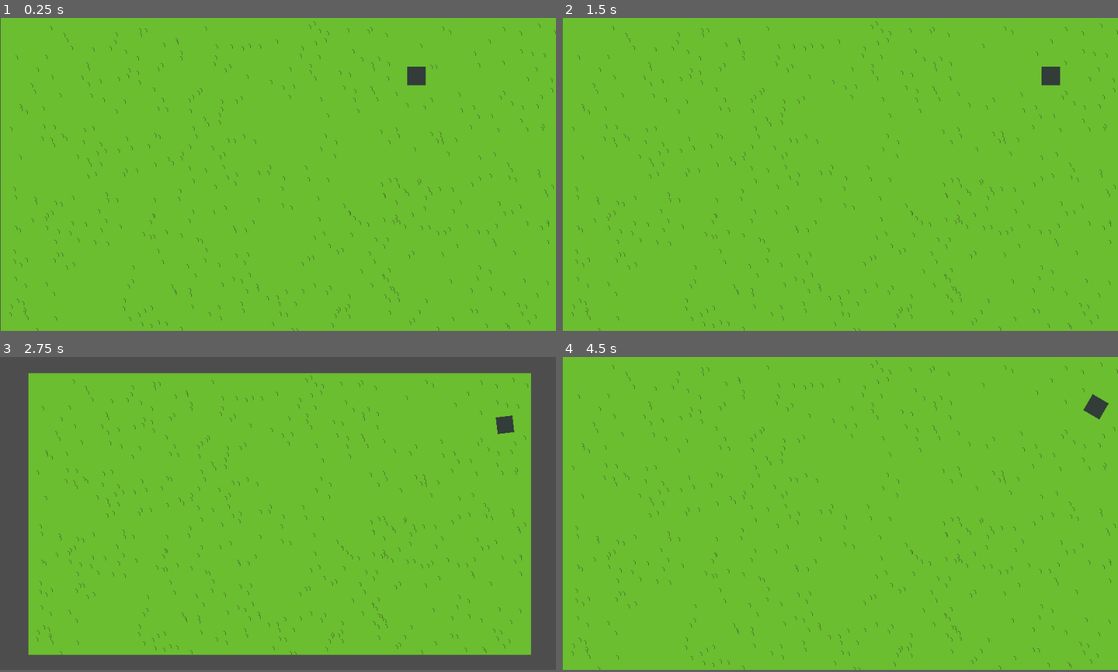
Above: before the commit, frames 1-4 (two rows, left to right).
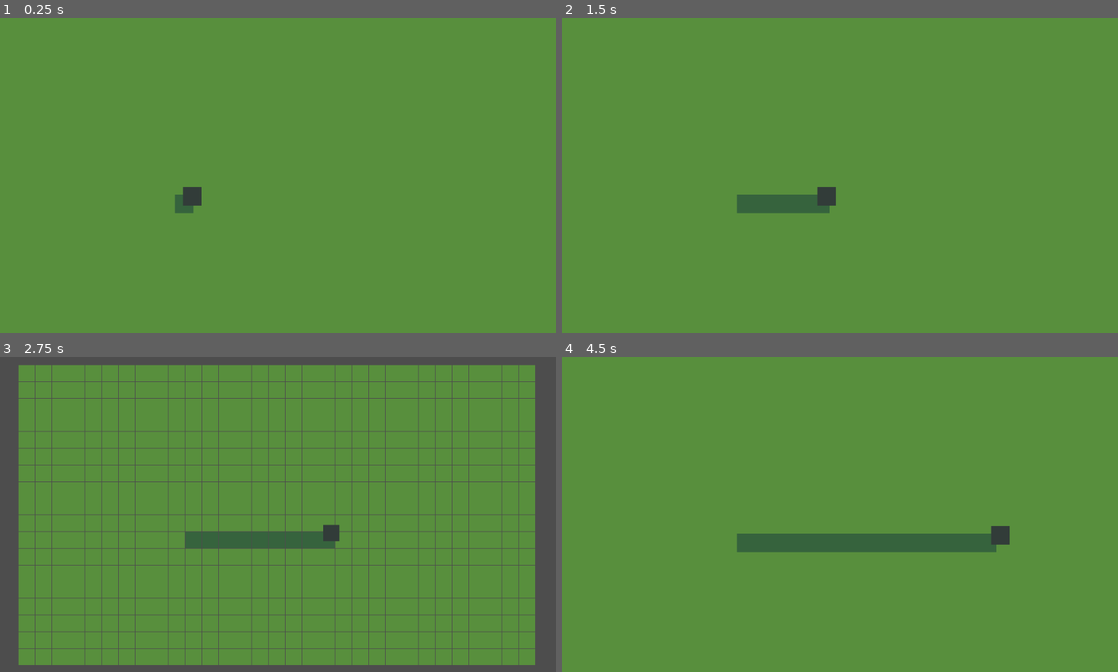
Above: after the commit, the same moments.

Repository: LazerLars/moarMow
Game: Godot game, scene res://scenes/main.tscn
The game is run twice, just before and just after one commit, with the same random seed, the same clock (stepped at 60 frames per second) and the same inputs.
Inputs (mouse positions are in pixels of both pictures, inside the frame that each line leads up to):
- Up to frame 1 (0.25 s): no input
- Up to frame 2 (1.5 s): move the mouse to (962, 159) at 0.52 s; hold Mouse wheel down (zoom_in) 0.53-1.28 s; move the mouse to (728, 191) at 1.27 s; tap Mouse wheel up (zoom_out) at 1.35 s
- Up to frame 3 (2.75 s): move the mouse to (333, 445) at 2.02 s; hold Mouse wheel down (zoom_in) from 2.03 s (still down)
- Up to frame 4 (4.5 s): move the mouse to (812, 577) at 2.77 s; release Mouse wheel down (zoom_in) at 2.78 s; tap Mouse wheel up (zoom_out) at 2.85, 4.35 s; move the mouse to (1006, 561) at 3.52 s; hold Mouse wheel down (zoom_in) 3.53-4.28 s; move the mouse to (673, 467) at 4.27 s
In our replay, the window is 800x450 before the commit and 800x453 after it. These sizes can differ from the game's own. Grey fills any space a smaller window leaves; there, only what the larger window draws over its background counts as a difference.

The runs differ from the first frame. In frame 1, 98% of the frame differs, in the area x 0-100%, y 0-100%; in frame 2, 98%; in frame 3, 87%; in frame 4, 98%.

Commit message:
yeah boi

Diff:
--- a/project.godot
+++ b/project.godot
@@ -18,7 +18,7 @@
 [display]
 
 window/size/viewport_width=960
-window/size/viewport_height=540
+window/size/viewport_height=544
 window/stretch/mode="viewport"
 window/stretch/scale_mode="integer"
 
--- a/scenes/grass_straws_manager.gd
+++ b/scenes/grass_straws_manager.gd
@@ -1,20 +1,28 @@
 extends Node
-
+const GRASS_TILE = preload("res://scenes/grass_tile.tscn")
 const GRASS_STRAW = preload("res://scenes/grass_straw.tscn")
 @onready var grass_straws_manager: Node = $"."
+#@onready var grass_straws_manager: Node = $grass_straws_manager  # ✅ Correct
+
 
 # Called when the node enters the scene tree for the first time.
 func _ready() -> void:
 	var screen_size = get_viewport().get_visible_rect().size
 	var width = screen_size.x
 	var height = screen_size.y
-	print(screen_size)
-	print(width)
-	print(height)
-	for n in 500:
-		var grass_obj = GRASS_STRAW.instantiate()
-		grass_obj.position = Vector2(randi_range(10,width), randi_range(10, height))
-		grass_straws_manager.add_child(grass_obj) # add uner grass_Straws_manger node
+
+	var tile_size = Vector2(32, 32)  # assuming tile is 32x32, adjust if needed
+
+	var cols = int(screen_size.x / tile_size.x) + 1
+	var rows = int(screen_size.y / tile_size.y) + 1
+
+	for y in rows:
+		for x in cols:
+			var grass_obj = GRASS_TILE.instantiate()
+			grass_obj.position = Vector2(x * tile_size.x, y * tile_size.y)
+			grass_obj.z_index = -1  # ensures it renders behind most other things
+
+			grass_straws_manager.add_child(grass_obj)
 
 
 
--- /dev/null
+++ b/scenes/grass_tile.gd
@@ -0,0 +1,32 @@
+extends Area2D
+
+const GRASS_32X_32_00 = preload("res://assets/grass/grass_32x32_00.png")
+const GRASS_32X_32_01 = preload("res://assets/grass/grass_32x32_01.png")
+
+@onready var grass: Sprite2D = $Grass
+
+var time_passed := 0.0
+var state := 0  # 0 = default, 1 = changed
+var mowed_bool = false
+
+func _ready() -> void:
+	grass.texture = GRASS_32X_32_00
+
+
+func _process(delta: float) -> void:
+	if mowed_bool:
+		grass.texture = GRASS_32X_32_01
+	#time_passed += delta
+
+	#if state == 0 and time_passed >= 0.5:
+		#grass.texture = GRASS_32X_32_01
+		#state = 1
+
+	#elif state == 1 and time_passed >= 1.0:
+		#grass.texture = GRASS_32X_32_00
+		#state = 0
+		#time_passed = 0.0  # Reset timer
+
+
+func _on_body_entered(body: Node2D) -> void:
+	mowed_bool = true
--- /dev/null
+++ b/scenes/grass_tile.tscn
@@ -0,0 +1,18 @@
+[gd_scene load_steps=4 format=3 uid="uid://cnmte4rpjswa1"]
+
+[ext_resource type="Script" uid="uid://c6i4u3arik58f" path="res://scenes/grass_tile.gd" id="1_quhsi"]
+[ext_resource type="Texture2D" uid="uid://b1qdqsq7i6al" path="res://assets/grass/grass_32x32_00.png" id="2_6p6wi"]
+
+[sub_resource type="CircleShape2D" id="CircleShape2D_gyi7m"]
+radius = 15.0
+
+[node name="grass_tile_32x32" type="Area2D"]
+script = ExtResource("1_quhsi")
+
+[node name="Grass" type="Sprite2D" parent="."]
+texture = ExtResource("2_6p6wi")
+
+[node name="CollisionShape2D" type="CollisionShape2D" parent="."]
+shape = SubResource("CircleShape2D_gyi7m")
+
+[connection signal="body_entered" from="." to="." method="_on_body_entered"]
--- a/scenes/main.tscn
+++ b/scenes/main.tscn
@@ -11,12 +11,16 @@
 
 [node name="Main" type="Node2D"]
 
+[node name="mowBaby" parent="." instance=ExtResource("1_o5qli")]
+position = Vector2(309, 307)
+
 [node name="grass" type="Area2D" parent="."]
 position = Vector2(485, 272)
 scale = Vector2(30.125, 16.9063)
 script = ExtResource("1_jyhfs")
 
 [node name="sprite" type="Sprite2D" parent="grass"]
+visible = false
 texture_filter = 1
 texture_repeat = 1
 texture = ExtResource("1_0wfyh")
@@ -43,9 +47,6 @@
 [node name="grass_straws_manager" type="Node" parent="."]
 script = ExtResource("5_tefeu")
 
-[node name="mowBaby" parent="." instance=ExtResource("1_o5qli")]
-position = Vector2(696, 101)
-
 [node name="Line2D" type="Line2D" parent="."]
 position = Vector2(925, 101)
 points = PackedVector2Array(2, 1)
--- a/scenes/mowBaby.tscn
+++ b/scenes/mowBaby.tscn
@@ -3,8 +3,8 @@
 [ext_resource type="Script" uid="uid://bwh3kq2vnq6vl" path="res://scenes/mow_baby.gd" id="1_dfj7a"]
 [ext_resource type="Texture2D" uid="uid://dabla06e57mst" path="res://assets/mower/mowBaby_sprite.png" id="2_th8xb"]
 
-[sub_resource type="RectangleShape2D" id="RectangleShape2D_th8xb"]
-size = Vector2(32, 31)
+[sub_resource type="CircleShape2D" id="CircleShape2D_th8xb"]
+radius = 1.11803
 
 [node name="mowBaby" type="CharacterBody2D"]
 motion_mode = 1
@@ -16,9 +16,11 @@
 [node name="CollisionShape2D" type="CollisionShape2D" parent="."]
 position = Vector2(0, -0.5)
 rotation = -0.00175633
-shape = SubResource("RectangleShape2D_th8xb")
+shape = SubResource("CircleShape2D_th8xb")
 
 [node name="VisibleOnScreenNotifier2D" type="VisibleOnScreenNotifier2D" parent="."]
+position = Vector2(-2.98023e-08, 5.96046e-08)
+scale = Vector2(0.5375, 0.4625)
 
 [node name="reverseTimer" type="Timer" parent="."]
 wait_time = 0.3
Binary file added: assets/grass/grass_32x32_00.aseprite
Binary file added: assets/grass/grass_32x32_00.png
Not shown, added: assets/grass/grass_32x32_00.png.import
Binary file added: assets/grass/grass_32x32_01.aseprite
Binary file added: assets/grass/grass_32x32_01.png
Not shown, added: assets/grass/grass_32x32_01.png.import
Binary file added: assets/grass/grass_32x32_03.aseprite
Binary file added: assets/grass/grass_32x32_03.png
Not shown, added: assets/grass/grass_32x32_03.png.import
Binary file added: assets/grass/grass_32x32_04.aseprite
Binary file added: assets/grass/grass_32x32_04.png
Not shown, added: assets/grass/grass_32x32_04.png.import
(and 2 more such lines)
